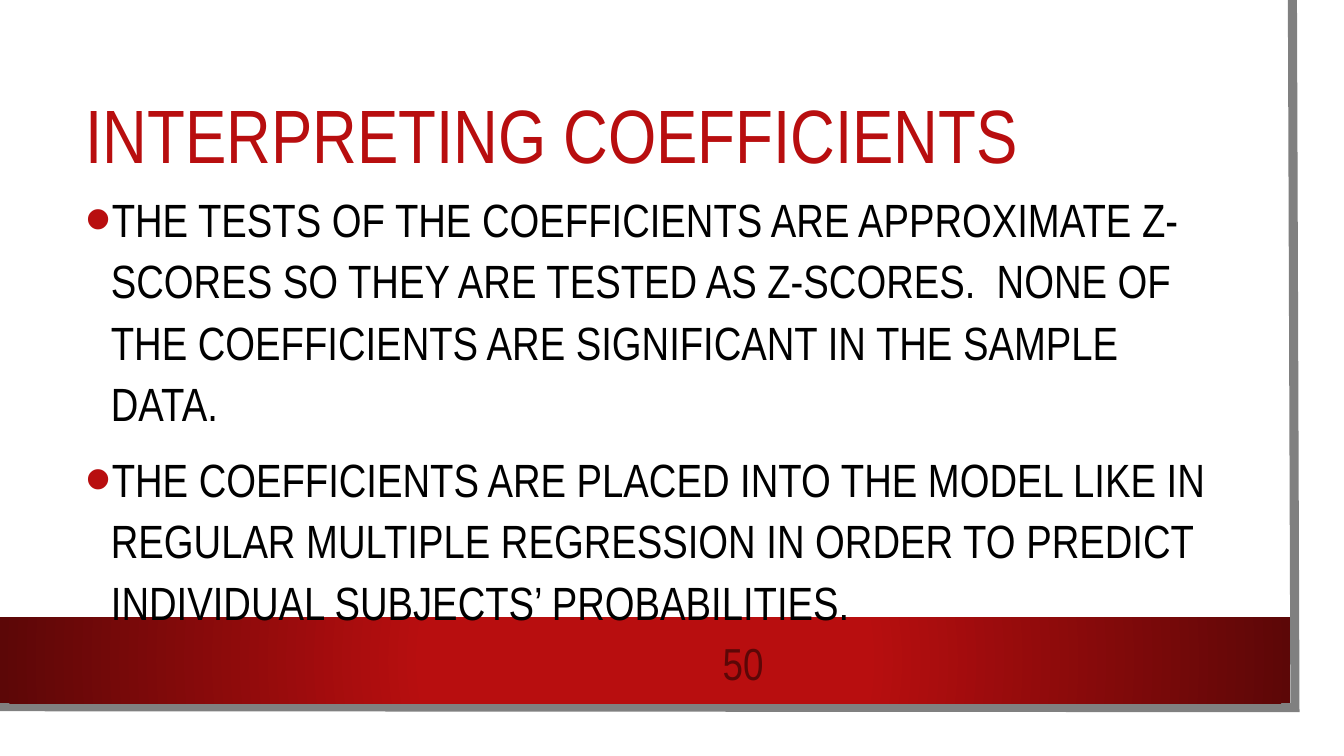
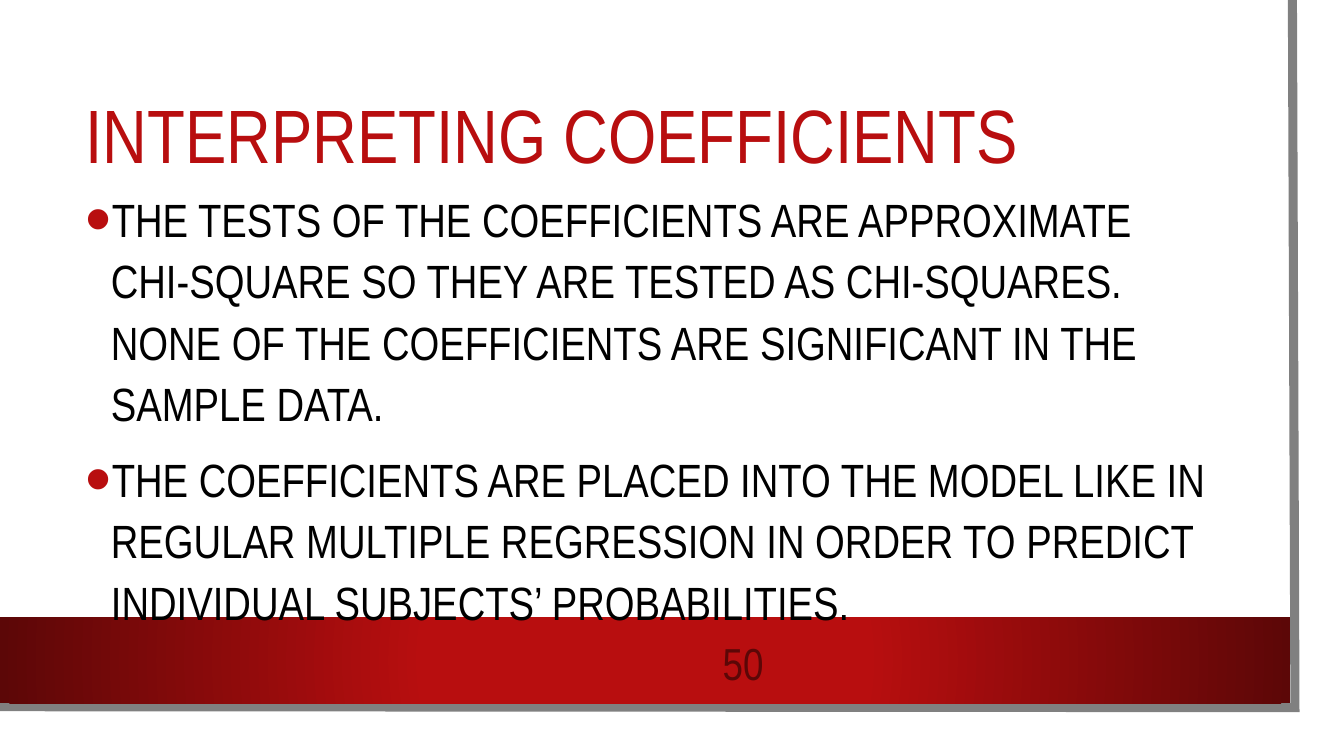
Before and after one commit to AndrewAinsworth/psy524, a slide deck: slide 50 of Slides/Psy524-11-Logistic Regression.pptx. Drawn at 1344x756 pixels with LibreOffice and Linux fonts; fonts in the diff are those of the drawing; background and template pictures are left out. Boxes give left, top, right and bottom in pixels: in the first picture for what was removed or moved away, otherwise in the second. Text is boxed around its words. In the diff, an @@ line names an element or a change of style, - is before the commit and + after.

```diff
--- a/Slides/Psy524-11-Logistic Regression.pptx
+++ b/Slides/Psy524-11-Logistic Regression.pptx
@@ text at box(111, 204, 1136, 422): text changed @@
-• THE TESTS OF THE COEFFICIENTS ARE APPROXIMATE Z-SCORES SO THEY ARE TESTED AS Z-SCORES. NONE OF THE COEFFICIENTS ARE SIGNIFICANT IN THE SAMPLE DATA.
+• THE TESTS OF THE COEFFICIENTS ARE APPROXIMATE CHI-SQUARE SO THEY ARE TESTED AS CHI-SQUARES. NONE OF THE COEFFICIENTS ARE SIGNIFICANT IN THE SAMPLE DATA.
```
Also in this commit, not shown: 2 slides added, 1 slide removed.
